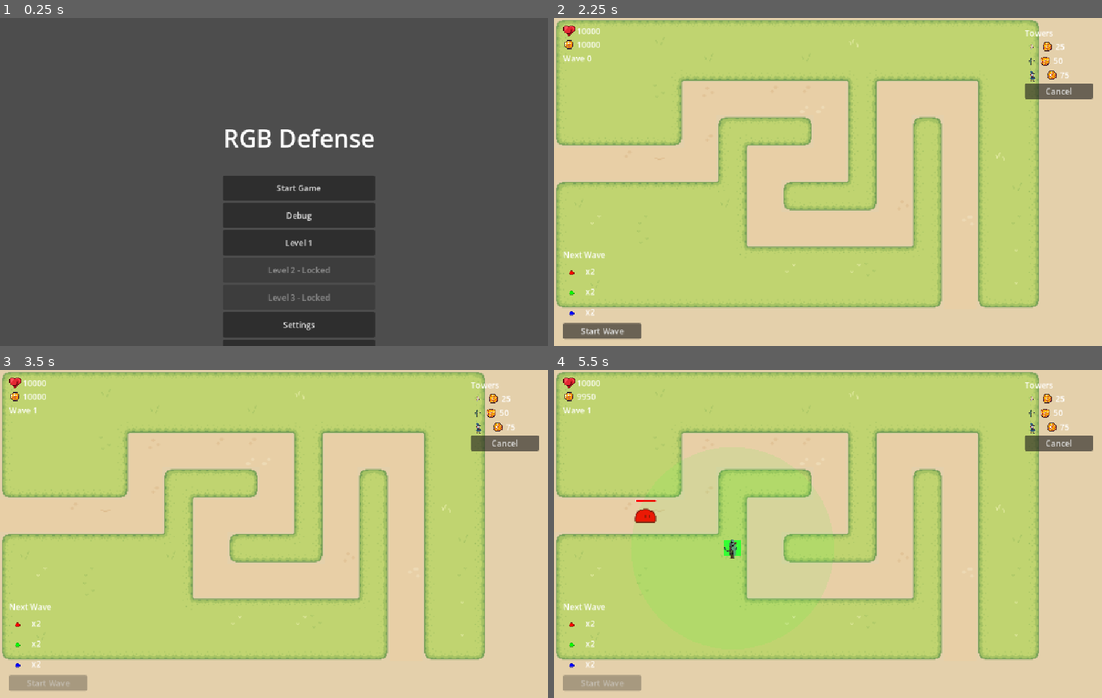
Above: before the commit, frames 1-4 (two rows, left to right).
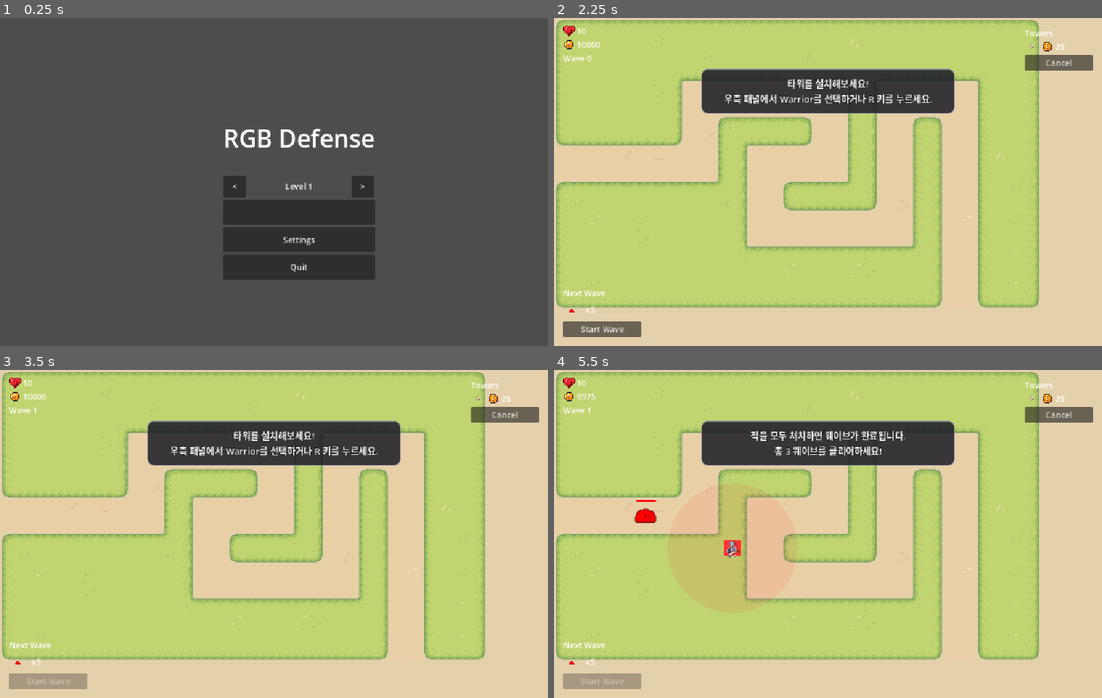
Above: after the commit, the same moments.

Repository: psvm203/rgb-defense
Game: Godot game, scene res://ui/main_menu.tscn
Two runs of this game, one before a commit and one after it. Both use one fixed random seed, a clock stepped at 60 frames per second and the inputs below.
Inputs (mouse positions are in pixels of both pictures, inside the frame that each line leads up to):
- Up to frame 1 (0.25 s): no input
- Up to frame 2 (2.25 s): click (789, 185) at 0.5 s, where only the run after the commit has a clickable "<"; click (915, 185) at 1.25 s, where only the run after the commit has a clickable ">"; click (855, 214) at 2 s, where only the run before the commit has a clickable "Debug"
- Up to frame 3 (3.5 s): click "Start Wave" at 2.75 s
- Up to frame 4 (5.5 s): click "Cancel" at 3.5 s; move the mouse to (948, 517) at 4.27 s; tap R at 4.35 s; click (948, 517) at 4.42 s; move the mouse to (718, 550) at 5.02 s; tap G at 5.1 s; click (718, 550) at 5.17 s

The runs differ from the first frame. In frame 1, 5.1% of the frame differs, in the area x 40-69%, y 48-100%; in frame 2, 8.2%; in frame 3, 8.1%; in frame 4, 8.4%, in the area x 1-99%, y 3-98%.

Commit message:
refactor(ui): replace level list with left-right stage selector on main menu

Diff:
--- a/ui/main_menu.gd
+++ b/ui/main_menu.gd
@@ -1,7 +1,6 @@
 extends CanvasLayer
 
 @onready var _menu_panel: VBoxContainer = $MenuPanel
-@onready var _level_list: VBoxContainer = $MenuPanel/LevelList
 @onready var _settings_panel: VBoxContainer = $SettingsPanel
 @onready var _res_option: OptionButton = $SettingsPanel/ResHBox/ResOption
 @onready var _fullscreen_check: CheckButton = $SettingsPanel/FullscreenCheck
@@ -19,34 +18,83 @@
 const MASTER_BUS := 0
 const MIN_VOLUME_DB := -40.0
 
+var _selected_level: int = 1
+var _stage_label: Label
+var _start_btn: Button
+var _prev_btn: Button
+var _next_btn: Button
+
 
 func _ready() -> void:
 	_load_settings()
 	_apply_settings()
-	_create_level_buttons()
+	$MenuPanel/StartBtn.queue_free()
+	$MenuPanel/LevelList.queue_free()
+
+	var selector := HBoxContainer.new()
+	selector.alignment = BoxContainer.ALIGNMENT_CENTER
+	selector.name = "StageSelector"
+
+	_prev_btn = Button.new()
+	_prev_btn.text = "<"
+	_prev_btn.custom_minimum_size = Vector2(44, 44)
+	_prev_btn.pressed.connect(_on_prev_stage)
+
+	_stage_label = Label.new()
+	_stage_label.horizontal_alignment = HORIZONTAL_ALIGNMENT_CENTER
+	_stage_label.custom_minimum_size = Vector2(200, 44)
+	_stage_label.vertical_alignment = VERTICAL_ALIGNMENT_CENTER
+
+	_next_btn = Button.new()
+	_next_btn.text = ">"
+	_next_btn.custom_minimum_size = Vector2(44, 44)
+	_next_btn.pressed.connect(_on_next_stage)
+
+	selector.add_child(_prev_btn)
+	selector.add_child(_stage_label)
+	selector.add_child(_next_btn)
+	_menu_panel.add_child(selector)
+	_menu_panel.move_child(selector, 2)
+
+	_start_btn = Button.new()
+	_start_btn.custom_minimum_size = Vector2(200, 50)
+	_start_btn.pressed.connect(_on_start_pressed)
+	_menu_panel.add_child(_start_btn)
+	_menu_panel.move_child(_start_btn, 3)
+
+	_update_stage_display()
 
 
-func _create_level_buttons() -> void:
-	var debug_btn := Button.new()
-	debug_btn.custom_minimum_size = Vector2(200, 50)
-	debug_btn.text = "Debug"
-	debug_btn.pressed.connect(_on_level_pressed.bind(0))
-	_level_list.add_child(debug_btn)
-
-	for level in range(1, GameState.MAX_LEVEL + 1):
-		var btn := Button.new()
-		btn.custom_minimum_size = Vector2(200, 50)
-		if GameState.is_level_unlocked(level):
-			btn.text = "Level %d" % level
-			btn.pressed.connect(_on_level_pressed.bind(level))
-		else:
-			btn.text = "Level %d - Locked" % level
-			btn.disabled = true
-		_level_list.add_child(btn)
+func _update_stage_display() -> void:
+	var level_names := _get_level_names()
+	_stage_label.text = level_names[_selected_level]
+	_prev_btn.disabled = _selected_level <= 0
+	_next_btn.disabled = _selected_level >= GameState.MAX_LEVEL
+	_start_btn.disabled = not _is_level_available(_selected_level)
 
 
-func _on_level_pressed(level: int) -> void:
-	GameState.current_level = level
+func _get_level_names() -> Array:
+	return ["Debug Stage", "Level 1", "Level 2", "Level 3"]
+
+
+func _is_level_available(level: int) -> bool:
+	return level == 0 or GameState.is_level_unlocked(level)
+
+
+func _on_prev_stage() -> void:
+	if _selected_level > 0:
+		_selected_level -= 1
+		_update_stage_display()
+
+
+func _on_next_stage() -> void:
+	if _selected_level < GameState.MAX_LEVEL:
+		_selected_level += 1
+		_update_stage_display()
+
+
+func _on_start_pressed() -> void:
+	GameState.current_level = _selected_level
 	get_tree().change_scene_to_file("res://track/track.tscn")
 
 
